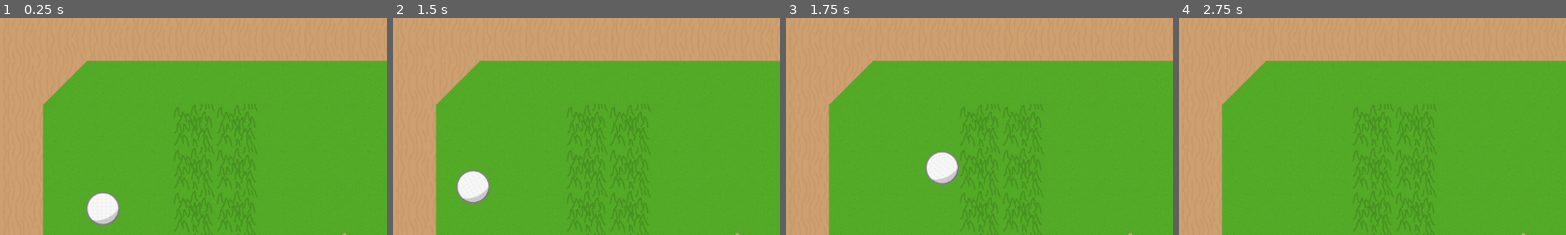
Above: before the commit, frames 1-4 (left to right).
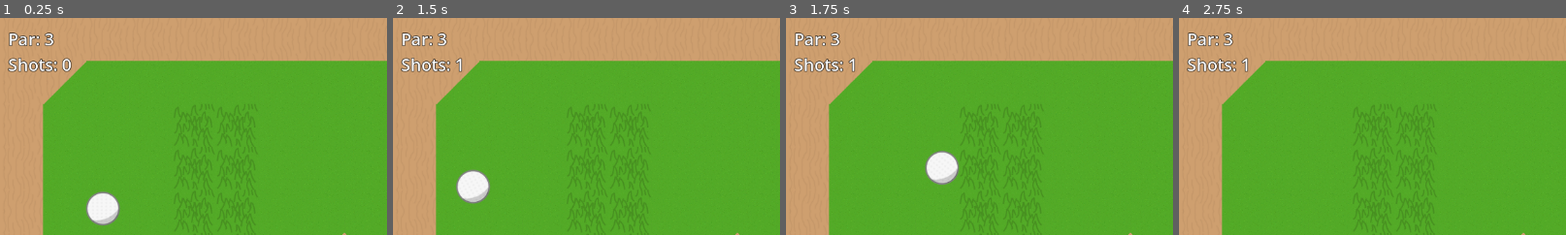
Above: after the commit, the same moments.

Repository: WyattMacKay/Godot_Golf
Game: Godot game, scene res://scenes/main.tscn
The game is run twice, just before and just after one commit, with the same random seed, the same clock (stepped at 60 frames per second) and the same inputs.
Inputs (mouse positions are % of the whole screen's width and height, from its top left):
- Up to frame 1 (0.25 s): no input
- Up to frame 2 (1.5 s): tap Enter at 0.5 s; move the mouse to (13, 44) at 0.52 s; press the mouse at (13, 44) at 0.53 s; tap Space at 1.25 s; move the mouse to (30, 55) at 1.27 s; release the mouse at (30, 55) at 1.28 s; click (30, 55) at 1.35 s
- Up to frame 3 (1.75 s): no input
- Up to frame 4 (2.75 s): move the mouse to (60, 28) at 2.02 s; press the mouse at (60, 28) at 2.03 s
The pictures show only the part of the screen within x 0-50%, y 0-50%; the shares and areas given below are measured in that part.

The runs differ from the first frame. In frame 1, 1.1% of the frame differs, in the area x 2-19%, y 6-25%; in frame 2, 1.0%; in frame 3, 1.0%; in frame 4, 1.0%.

Commit message:
create par and count for userinterface.

Diff:
--- /dev/null
+++ b/global.gd
@@ -0,0 +1,18 @@
+extends Node
+
+var ball: RigidBody2D = null
+var score_label: Label = null
+
+func set_label(l: Label) -> void:
+	score_label = l
+	if ball:
+		initialize_label()
+
+func set_ball(b: Node2D) -> void:
+	ball = b
+	if score_label:
+		initialize_label()
+
+func initialize_label() -> void:
+	ball.fired.connect(score_label._on_ball_fired.bind())
+	score_label.set_label()
--- a/project.godot
+++ b/project.godot
@@ -15,6 +15,10 @@
 config/features=PackedStringArray("4.4", "Forward Plus")
 config/icon="res://icon.svg"
 
+[autoload]
+
+Global="*res://global.gd"
+
 [input]
 
 mouse_click={
--- a/scenes/ball/ball_body.gd
+++ b/scenes/ball/ball_body.gd
@@ -1,10 +1,14 @@
 extends RigidBody2D
 
 @onready var tilemap: TileMapLayer = self.get_parent().get_child(0)
-@onready var clicked = false
+@export var max_power := 250
+var line: Line2D = null
+var clicked = false
+signal fired
 
-const MAX_DIFF = 250
-var line: Line2D = null
+func _ready() -> void:
+	Global.set_ball(self)
+
 
 func _process(_delta: float) -> void:
 	if clicked:
@@ -29,14 +33,14 @@
 	line.remove_point(1)
 	line.add_point(line.get_point_position(0) - get_mouse_distance())
 	var difference := get_mouse_distance()
-	var red_value := 1-difference.length()/MAX_DIFF
+	var red_value := 1-difference.length()/max_power
 	line.default_color = Color(1, red_value, red_value, 1.0)
 	vibrate(difference)
 
 
 func vibrate(difference: Vector2) -> void:
-	const MIN_VIBE := MAX_DIFF/2.0
-	var vibe_radius := difference.length() / MIN_VIBE
+	var min_vibe := max_power/2.0
+	var vibe_radius := difference.length() / min_vibe
 	if(vibe_radius < 1):
 		line.position = Vector2.ZERO
 		return
@@ -65,9 +69,9 @@
 
 func get_mouse_distance() -> Vector2:
 	var distance = self.global_position - get_viewport().get_mouse_position()
-	if distance.length() < MAX_DIFF:
+	if distance.length() < max_power:
 		return distance
-	return distance.normalized() * MAX_DIFF
+	return distance.normalized() * max_power
 
 
 func _unhandled_input(_event: InputEvent) -> void:
@@ -83,3 +87,4 @@
 
 func fire(difference: Vector2):
 	apply_impulse(difference * 3)
+	fired.emit()
--- /dev/null
+++ b/scenes/label.gd
@@ -0,0 +1,14 @@
+extends Label
+
+@export var par := 3
+var shots := 0
+
+func _ready() -> void:
+	Global.set_label(self)
+
+func _on_ball_fired() -> void:
+	shots += 1
+	set_label()
+
+func set_label() -> void:
+	text = "Par: %d\nShots: %d" % [par,shots]
--- a/scenes/main.tscn
+++ b/scenes/main.tscn
@@ -1,8 +1,9 @@
-[gd_scene load_steps=4 format=4 uid="uid://bu1mnm3jym6pm"]
+[gd_scene load_steps=5 format=4 uid="uid://bu1mnm3jym6pm"]
 
 [ext_resource type="PackedScene" uid="uid://gsq12xtv5rmq" path="res://scenes/ball/ball.tscn" id="1_0wfyh"]
 [ext_resource type="PackedScene" uid="uid://3rtryxl8wdfe" path="res://scenes/tiles/wall_tiles.tscn" id="3_jyhfs"]
 [ext_resource type="PackedScene" uid="uid://dlfog6qe6mrxq" path="res://scenes/tiles/ground_tiles.tscn" id="3_sugp2"]
+[ext_resource type="Script" uid="uid://bif4vwbrm5wyk" path="res://scenes/label.gd" id="4_jyhfs"]
 
 [node name="World" type="Node2D"]
 
@@ -12,5 +13,23 @@
 [node name="wall_tiles" parent="." instance=ExtResource("3_jyhfs")]
 tile_map_data = PackedByteArray("AAAAAAAAAAAAAAAAAAAAAAEAAAAAAAAAAAAAAAIAAAAAAAAAAAAAAAMAAAAAAAAAAAAAAAQAAAAAAAAAAAAAAA …(880 unchanged characters)…
 
+[node name="UserInterface" type="Control" parent="."]
+layout_mode = 3
+anchors_preset = 0
+
+[node name="Label" type="Label" parent="UserInterface"]
+layout_mode = 0
+offset_left = 12.0
+offset_top = 14.0
+offset_right = 107.0
+offset_bottom = 87.0
+theme_override_colors/font_color = Color(1, 1, 1, 1)
+theme_override_colors/font_outline_color = Color(0, 0, 0, 1)
+theme_override_constants/outline_size = 3
+theme_override_font_sizes/font_size = 25
+text = "Par: 5
+Shots: 0"
+script = ExtResource("4_jyhfs")
+
 [node name="Ball" parent="." instance=ExtResource("1_0wfyh")]
 position = Vector2(153, 284)
Not shown, added: global.gd.uid
Not shown, added: scenes/label.gd.uid
Not shown, added: scenes/ball/ball.tscn365652580093.tmp
